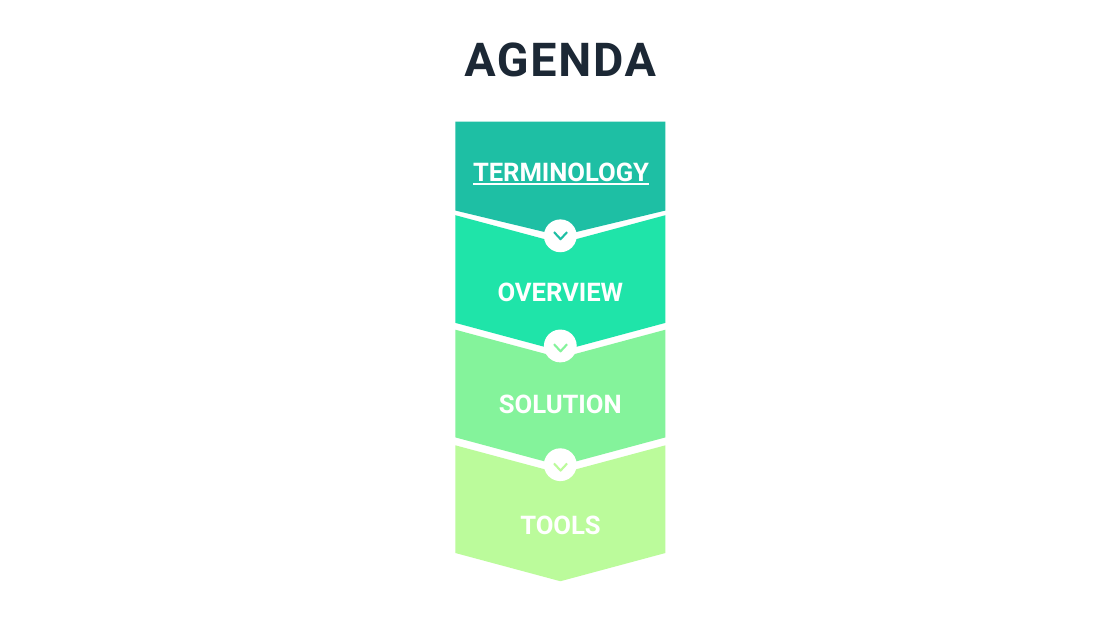
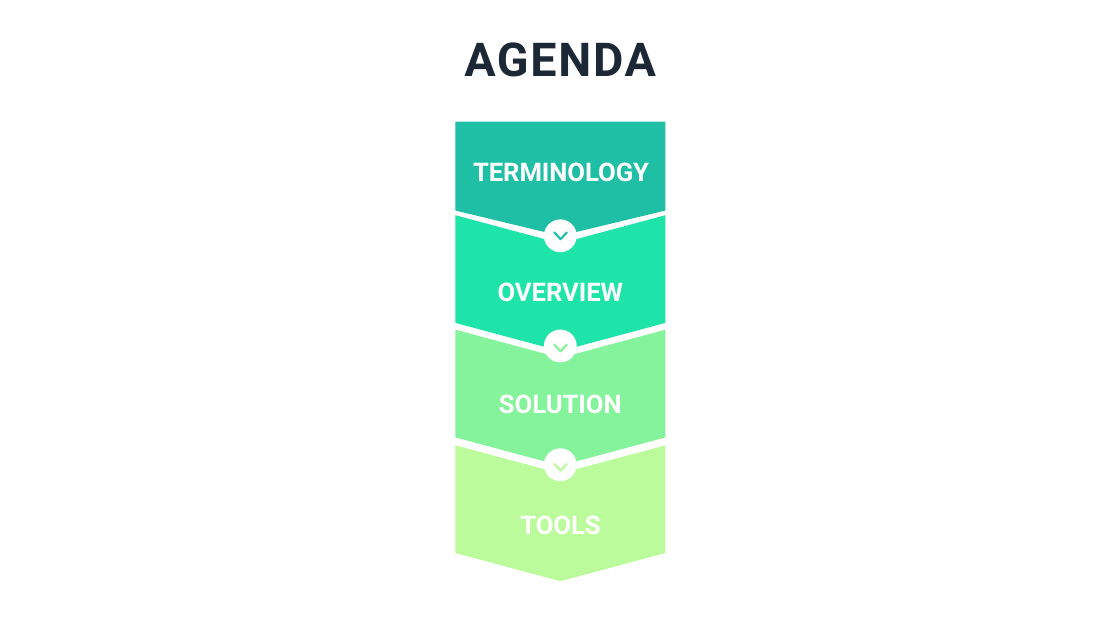
Before and after one commit to ABsolutelyWeb/CSCI-174-Design-and-Analysis-of-Algorithms, a slide deck: slide 2 of ASSIGNMENT 1/Presentation Files/presentation.pptx. Drawn at 1120x630 pixels with LibreOffice and Linux fonts; fonts in the diff are those of the drawing. Boxes give left, top, right and bottom in pixels: in the first picture for what was removed or moved away, otherwise in the second. Text is boxed around its words. In the diff, an @@ line names an element or a change of style, - is before the commit and + after.

```diff
--- a/ASSIGNMENT 1/Presentation Files/presentation.pptx
+++ b/ASSIGNMENT 1/Presentation Files/presentation.pptx
@@ text "TERMINOLOGY" at (473,162,649,182): underline off @@
```
Also in this commit, not shown: 4 slides added, 21 slides removed, 2 other files.
